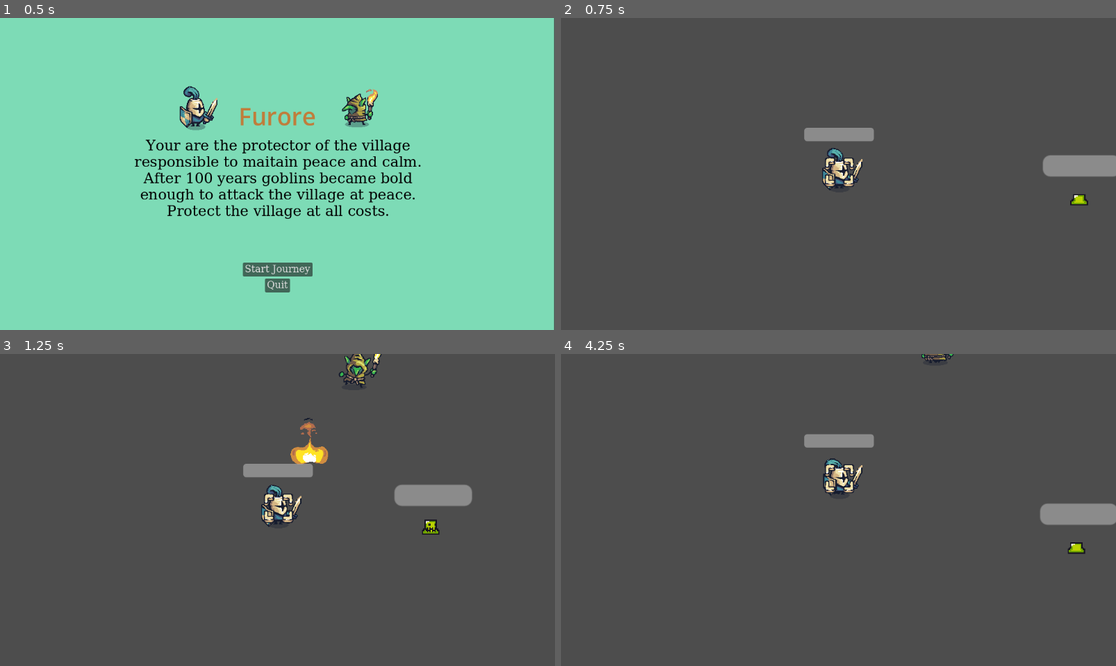
Above: before the commit, frames 1-4 (two rows, left to right).
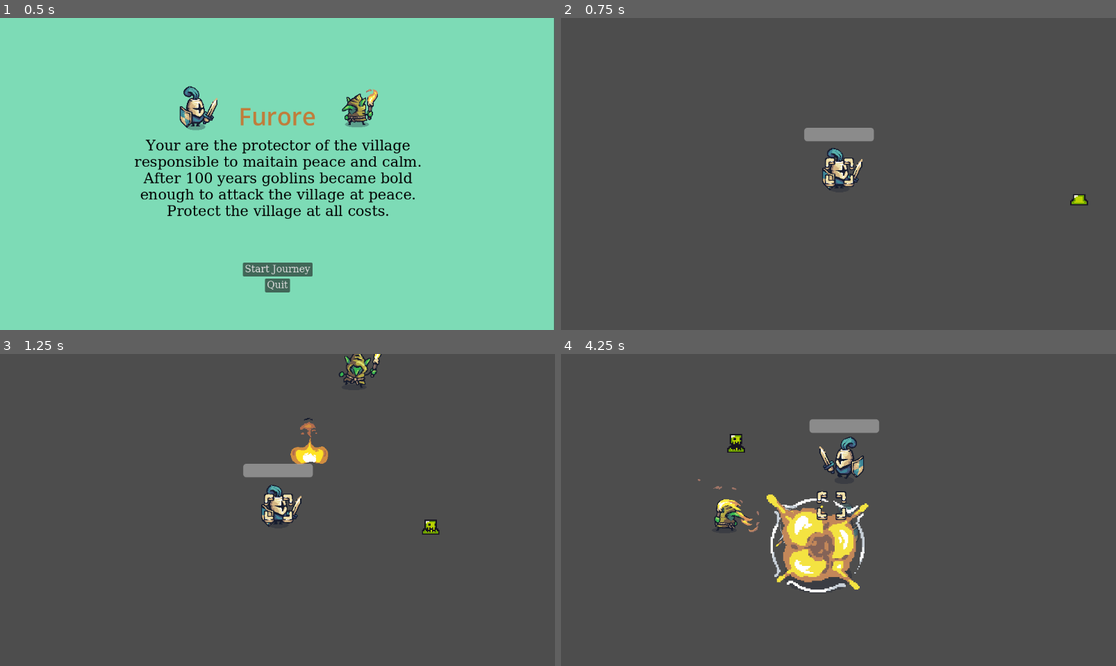
Above: after the commit, the same moments.

Repository: t3snake/you-are-the-weapon
Game: Godot game, scene res://scenes/main_menu.tscn
The game is run twice, just before and just after one commit, with the same random seed, the same clock (stepped at 60 frames per second) and the same inputs.
Inputs (mouse positions are in pixels of both pictures, inside the frame that each line leads up to):
- Up to frame 1 (0.5 s): no input
- Up to frame 2 (0.75 s): click "Start Journey" at 0.5 s
- Up to frame 3 (1.25 s): no input
- Up to frame 4 (4.25 s): tap Enter at 1.25 s; move the mouse to (960, 494) at 1.27 s; hold D (move_right) 1.28-2.03 s; right-click (960, 494) at 1.35 s; click (960, 494) at 1.55 s; move the mouse to (727, 525) at 2.02 s; hold S (move_down) 2.03-2.78 s; click (727, 525) at 2.1 s; right-click (727, 525) at 2.3 s; move the mouse to (894, 441) at 2.77 s; hold D (move_right) 2.78-3.53 s; right-click (894, 441) at 2.85 s; click (894, 441) at 3.05 s; move the mouse to (810, 572) at 3.52 s; hold W (move_up) from 3.53 s (still down); click (810, 572) at 3.6 s; right-click (810, 572) at 3.8 s

Frame 1 is identical in both runs. In frame 2, 0.9% of the frame differs, in the area x 86-100%, y 43-51%; in frame 3, 0.9%; in frame 4, 7.1%, in the area x 24-100%, y 0-77%.
Error before the commit: Invalid call. Nonexistent function 'initially_hide' in base 'Area2D (slash.gd)'. (res://scripts/player.gd:102)

Commit message:
polish and setup 1 hit kill and melee hitbox

Diff:
--- a/scenes/player.tscn
+++ b/scenes/player.tscn
@@ -13,7 +13,7 @@
 radius = 48.0521
 
 [sub_resource type="RectangleShape2D" id="RectangleShape2D_uiola"]
-size = Vector2(32, 24)
+size = Vector2(48, 44)
 
 [node name="Player" type="CharacterBody2D"]
 z_index = 1
@@ -26,8 +26,9 @@
 [node name="AnimatedSprite2D" type="AnimatedSprite2D" parent="."]
 unique_name_in_owner = true
 sprite_frames = ExtResource("3_qibpi")
-animation = &"idle"
+animation = &"attack_left_right_combo_1"
 autoplay = "idle"
+frame = 3
 script = ExtResource("3_wxloe")
 
 [node name="CollisionShape2D" type="CollisionShape2D" parent="."]
@@ -45,7 +46,7 @@
 script = ExtResource("6_b8h4f")
 
 [node name="CollisionShape2D" type="CollisionShape2D" parent="Cursor/Shield"]
-position = Vector2(1, -1)
+position = Vector2(0, -2)
 shape = SubResource("RectangleShape2D_uiola")
 
 [node name="HealthBar" parent="." instance=ExtResource("6_l2k7d")]
--- a/scenes/slash.tscn
+++ b/scenes/slash.tscn
@@ -1,6 +1,9 @@
-[gd_scene load_steps=2 format=3 uid="uid://dw64ibpnrt1bu"]
+[gd_scene load_steps=3 format=3 uid="uid://dw64ibpnrt1bu"]
 
 [ext_resource type="Script" path="res://scripts/slash.gd" id="1_dk0a3"]
+
+[sub_resource type="RectangleShape2D" id="RectangleShape2D_8w06o"]
+size = Vector2(73, 108)
 
 [node name="Slash" type="Area2D"]
 z_index = 3
@@ -9,6 +12,7 @@
 script = ExtResource("1_dk0a3")
 
 [node name="CollisionShape2D" type="CollisionShape2D" parent="."]
-position = Vector2(-2.5, 0)
+position = Vector2(60, 1)
+shape = SubResource("RectangleShape2D_8w06o")
 
 [connection signal="body_entered" from="." to="." method="_on_slash_body_entered"]
--- a/scenes/slime.tscn
+++ b/scenes/slime.tscn
@@ -2,8 +2,8 @@
 
 [ext_resource type="Script" path="res://scripts/slime.gd" id="1_p0gd4"]
 [ext_resource type="Texture2D" uid="uid://bk5r8m12csyx7" path="res://assets/TinySword/slime_green.png" id="1_u5x6x"]
+[ext_resource type="PackedScene" uid="uid://c4dcyu0ur6r8w" path="res://scenes/explosion.tscn" id="2_t0hr5"]
 [ext_resource type="Script" path="res://scripts/slime_animation.gd" id="3_e48o1"]
-[ext_resource type="PackedScene" uid="uid://c3k7ii7vaqjay" path="res://scenes/health_bar.tscn" id="3_h8ch6"]
 
 [sub_resource type="AtlasTexture" id="AtlasTexture_t3x3c"]
 atlas = ExtResource("1_u5x6x")
@@ -119,6 +119,7 @@
 collision_mask = 23
 script = ExtResource("1_p0gd4")
 SPEED = 140.0
+explosion = ExtResource("2_t0hr5")
 
 [node name="AnimatedSprite2D" type="AnimatedSprite2D" parent="."]
 sprite_frames = SubResource("SpriteFrames_rs2xv")
@@ -139,14 +140,6 @@
 position = Vector2(0, 5)
 shape = SubResource("RectangleShape2D_82ki6")
 
-[node name="HealthBar" parent="." instance=ExtResource("3_h8ch6")]
-offset_left = -29.0
-offset_top = -28.0
-offset_right = 33.0
-offset_bottom = -11.0
-health = 3
-
 [connection signal="animation_finished" from="AnimatedSprite2D" to="." method="_on_slime_animation_finished"]
 [connection signal="body_entered" from="DetectRadius" to="." method="_on_detect_radius_body_entered"]
 [connection signal="body_exited" from="DetectRadius" to="." method="_on_detect_radius_body_exited"]
-[connection signal="value_changed" from="HealthBar" to="." method="_on_health_changed"]
--- a/scripts/dash_ghost_effect.gd
+++ b/scripts/dash_ghost_effect.gd
@@ -7,6 +7,9 @@
 	position = pos
 	scale = t_scale
 
+func flip(is_flip: bool):
+	set_flip_h(is_flip)
+
 func ghosting():
 	var tween_fade = get_tree().create_tween()
 
--- a/scripts/explosion_animation.gd
+++ b/scripts/explosion_animation.gd
@@ -1,5 +1,4 @@
 extends AnimatedSprite2D
-
 
 # Called when the node enters the scene tree for the first time.
 func _ready() -> void:
--- a/scripts/fire_goblin.gd
+++ b/scripts/fire_goblin.gd
@@ -50,14 +50,6 @@
 	if anim_sprite.animation.begins_with("attack"):
 		anim_sprite.play_idle_animation()
 
-func hit(direction: Vector2) -> void:
-	knockback(direction)
-
-func _on_health_changed(value: float) -> void:
-	if value <= 0:
-		set_physics_process(false)
-		call_deferred("queue_free")
-
-func knockback(direction: Vector2):
-	var knockbackDirection = direction.normalized() * 200
-	velocity = knockbackDirection
+func hit() -> void:
+	set_physics_process(false)
+	call_deferred("queue_free")
--- a/scripts/player.gd
+++ b/scripts/player.gd
@@ -12,11 +12,13 @@
 @onready var ghost_timer = $GhostEffectTimer
 @onready var dash_timer = $DashTimer
 
+var slash_hitbox
+
 var is_knocked: bool = false # also invincible
 var is_dashing: bool = false
 
 var mouse_pos: Vector2
-var shoot_direction: Vector2
+var attack_direction: Vector2
 var dash_direction: Vector2
 var knockback_direction: Vector2
 
@@ -49,8 +51,8 @@
 				anim_queue.push_back(true)
 			return
 
-		anim_sprite.play_attack_animation(shoot_direction, true)
-		shoot_slash(shoot_direction)
+		anim_sprite.play_attack_animation(attack_direction, true)
+		slash(attack_direction)
 
 	elif Input.is_action_just_pressed("dash"):
 		dash()
@@ -76,7 +78,7 @@
 	var isAttackingInYAxis: bool = false
 
 	if anim_sprite.animation.begins_with("attack") and anim_sprite.is_playing():
-		isAttackingInYAxis = !( abs(shoot_direction.x) > abs(shoot_direction.y) )
+		isAttackingInYAxis = !( abs(attack_direction.x) > abs(attack_direction.y) )
 	elif velocity.is_zero_approx():
 		anim_sprite.play_idle_animation()
 	else:
@@ -85,33 +87,33 @@
 	if kbm_active:
 		anim_sprite.set_flip_h(!isAttackingInYAxis and mouse_pos.x < self.global_position.x)
 	else:
-		anim_sprite.set_flip_h(!isAttackingInYAxis and shoot_direction.x < 0)
+		anim_sprite.set_flip_h(!isAttackingInYAxis and attack_direction.x < 0)
 
 func move_cursor() -> void:
 	if kbm_active:
-		shoot_direction = (mouse_pos - self.global_position).normalized()
+		attack_direction = (mouse_pos - self.global_position).normalized()
 	else:
 		var right_joy_input = Input.get_vector("look_left", "look_right", "look_up", "look_down").normalized()
 		if not right_joy_input.is_zero_approx():
-			shoot_direction = right_joy_input
+			attack_direction = right_joy_input
 
-	cursor.global_position = self.global_position + (shoot_direction*35)
+	cursor.global_position = self.global_position + (attack_direction*35)
 
-func shoot_slash(direction: Vector2):
-	var slash = Slash.instantiate()
-	slash.initially_hide()
-	get_parent().add_child(slash)
-	slash.start(direction, cursor.global_transform)
+func slash(direction: Vector2):
+	slash_hitbox = Slash.instantiate()
+	self.add_child(slash_hitbox)
+	slash_hitbox.set_direction(direction)
 
 func _on_attack_animation_finished() -> void:
 	var anim_sprite = %AnimatedSprite2D
 	if anim_sprite.animation.begins_with("attack"):
+		slash_hitbox.queue_free()
 		if anim_queue.is_empty():
 			speed_multiplier = 1.0
 			handle_animation()
 		else:
-			anim_sprite.play_attack_animation(shoot_direction, anim_queue.pop_front())
-			shoot_slash(shoot_direction)
+			anim_sprite.play_attack_animation(attack_direction, anim_queue.pop_front())
+			slash(attack_direction)
 
 func hit(direction: Vector2) -> void:
 	if not is_knocked:
@@ -138,11 +140,12 @@
 	ghost_timer.start()
 	dash_timer.start()
 	speed_multiplier = 5.0
-	dash_direction = shoot_direction
+	dash_direction = attack_direction
 
 func add_dash_ghosting():
 	var ghost = DashGhostEffect.instantiate()
 	ghost.set_position_and_scale(position, scale)
+	ghost.flip(attack_direction.x < 0)
 	get_parent().add_child(ghost)
 
 func _on_ghost_effect_timer_timeout() -> void:
--- a/scripts/slash.gd
+++ b/scripts/slash.gd
@@ -1,12 +1,11 @@
 extends Area2D
 
-var slash_direction = Vector2.ZERO
+
+func set_direction(direction: Vector2):
+	rotation = direction.angle()
 
 func _on_slash_body_entered(body: Node2D) -> void:
-	if body.is_in_group("props"):
-		body.queue_free()
-		# TODO play explosion animation
 	if body is Slime:
 		body.hit()
 	if body is FireGoblin:
-		body.hit(slash_direction)
+		body.hit()
--- a/scripts/slime.gd
+++ b/scripts/slime.gd
@@ -3,17 +3,16 @@
 class_name Slime
 
 @export var SPEED = 300.0
-@onready var health_bar: ProgressBar = $HealthBar
+@export var explosion: PackedScene
+
 @onready var slime_animation: AnimatedSprite2D = $AnimatedSprite2D
 
 var player = null
-
 
 func _ready() -> void:
 	slime_animation.play_spawn_animation()
 
 func _physics_process(delta: float) -> void:
-
 	if player:
 		var collision = move_and_collide((player.position - position).normalized() * SPEED * delta)
 		if collision:
@@ -29,12 +28,9 @@
 		move_and_slide()
 
 func hit() -> void:
-	health_bar.hit()
 	slime_animation.play_damaged_animation()
-
-func _on_health_changed(value: float) -> void:
-	if value <= 0:
-		queue_free()
+	set_physics_process(false)
+	# queue free on animation finish
 
 func _on_detect_radius_body_entered(body: Node2D) -> void:
 	if body is Player:
@@ -44,7 +40,12 @@
 	if body is Player:
 		player = null
 
-
 func _on_slime_animation_finished() -> void:
-	if slime_animation.animation == "spawn" or slime_animation.animation == "damaged":
+	if slime_animation.animation == "spawn":
 		slime_animation.play_idle_animation()
+	if slime_animation.animation == "damaged":
+		var explode = explosion.instantiate()
+		explode.position = global_position
+		get_parent().add_child(explode)
+		explode.play_explode_animation()
+		queue_free()
